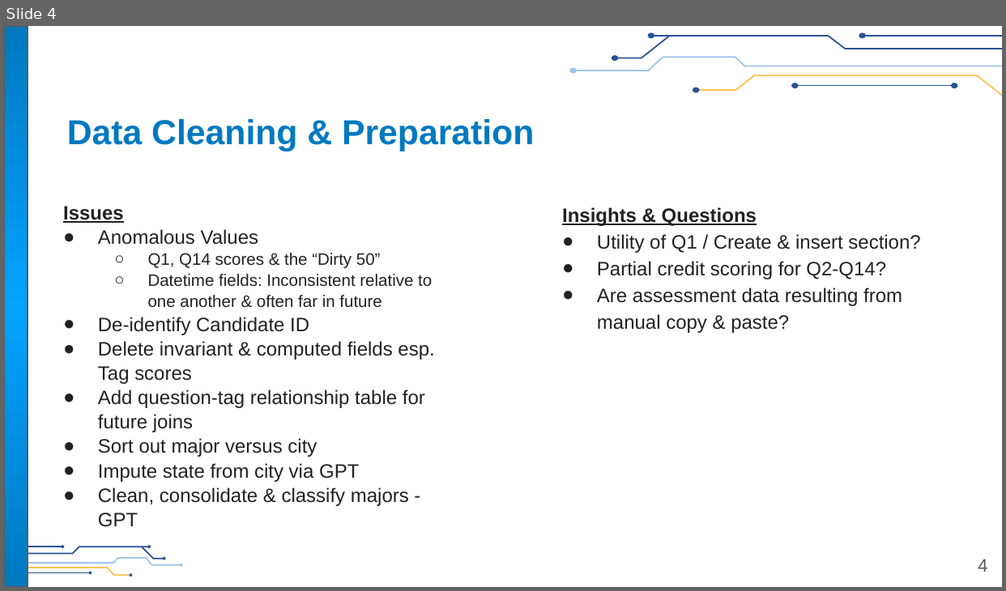
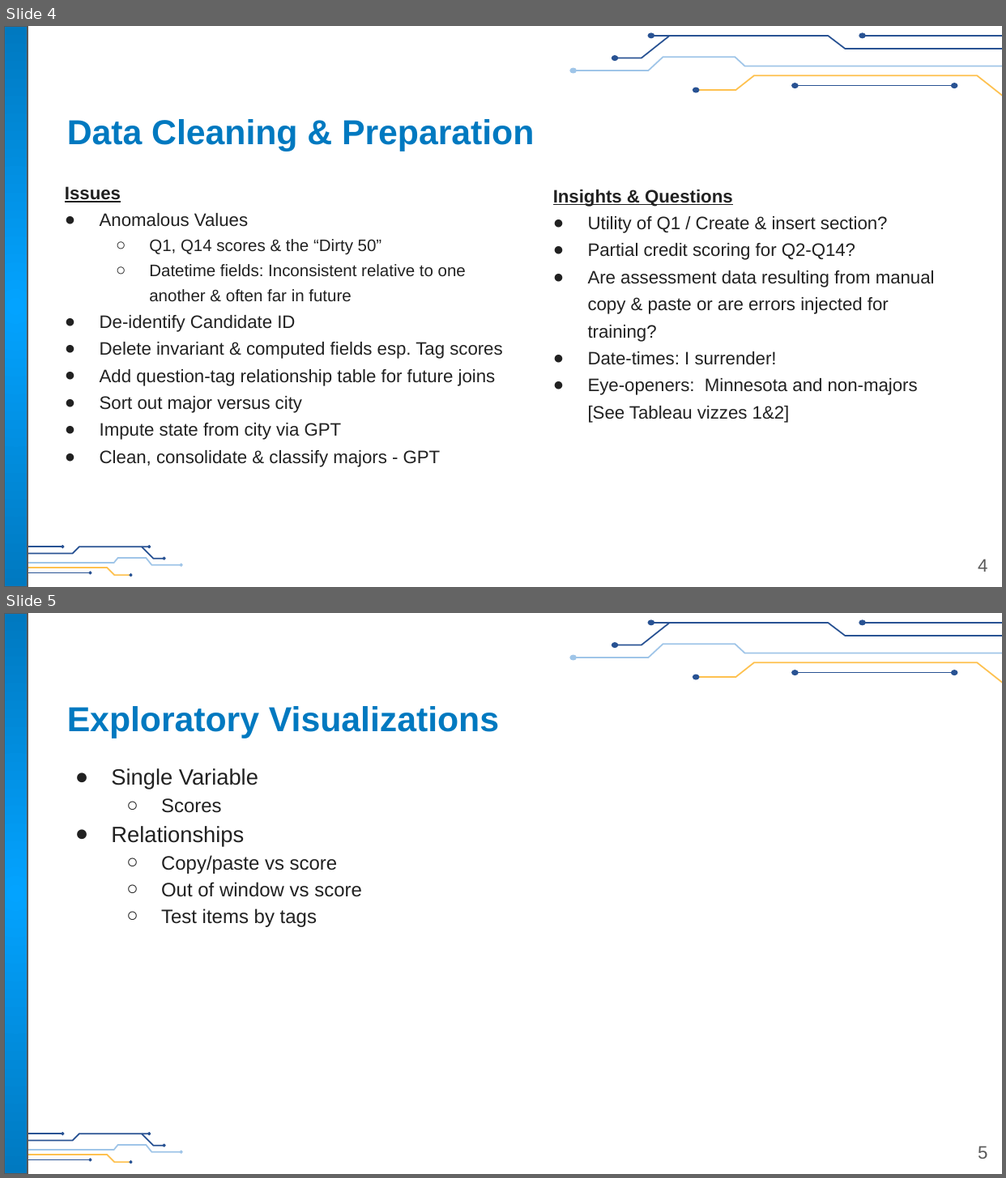
Before and after one commit to flipsmash/PS_demo, a slide deck: Presentation/Finnegan_Sr_Mgr_Learner_Eval&Analytics_Thought_Exercise.pptx. Shown one above the other, each under a label of ours: slide 4 before the commit, slides 4 and 5 after it. The pictures are 1006x591 and 1006x1178 pixels, drawn with LibreOffice and Linux fonts; fonts in the diff are those of the drawing; background and template pictures are left out. Boxes give left, top, right and bottom in pixels: in the first picture for what was removed or moved away, otherwise in the second. Text is boxed around its words. In the diff, an @@ line names an element or a change of style, - is before the commit and + after.

```diff
--- a/Presentation/Finnegan_Sr_Mgr_Learner_Eval&Analytics_Thought_Exercise.pptx
+++ b/Presentation/Finnegan_Sr_Mgr_Learner_Eval&Analytics_Thought_Exercise.pptx
@@ slide 5 added at (x1=4, y1=613, x2=1002, y2=1174), background #FFFFFF; not listed: 27 template elements that a slide beside it also shows @@
@@ title added at (x1=67, y1=706, x2=499, y2=739), 25 pt, text #0079C0, bold @@
+Exploratory Visualizations
@@ text added at (x1=111, y1=769, x2=362, y2=927), 14 pt, text #212121 @@
+● Single Variable
+  ○ Scores
+● Relationships
+  ○ Copy/paste vs score
+  ○ Out of window vs score
+  ○ Test items by tags
@@ page number added at (x1=978, y1=1146, x2=987, y2=1159), 13 pt, text #595959 @@
+5
@@ slide 4 changed as well @@
@@ text "Issues" moved from (x1=63, y1=206, x2=434, y2=527) to (x1=65, y1=186, x2=502, y2=467) @@
@@ text "Issues" at (x1=65, y1=186, x2=502, y2=467): size 14 to 13 pt in "Issues", "Anomalous Values", "De-identify Candidate ID", "Delete invariant & computed fields esp. Tag ..." and 4 more places; line spacing 1.05 to 1.15; line spacing 1.05 to 1.25 @@
@@ text "Insights & Questions" moved from (x1=562, y1=207, x2=920, y2=333) to (x1=553, y1=190, x2=935, y2=423) @@
@@ text at (x1=553, y1=190, x2=888, y2=260): size 14 to 13 pt in "Insights & Questions", "Utility of Q1 / Create & insert ...", "Partial credit scoring for Q2-Q14?"; line spacing 1.15 to 1.25 @@
@@ text at (x1=588, y1=271, x2=935, y2=423): text changed; size 14 to 13 pt @@
-● Are assessment data resulting from manual copy & paste?
+● Are assessment data resulting from manual copy & paste or are errors injected for training?
+● Date-times: I surrender!
+● Eye-openers: Minnesota and non-majors
+  [See Tableau vizzes 1&2]
```
Also in this commit, not shown: 2 other slides changed, 3 other slides added, 1 slide removed, 14 other files.
